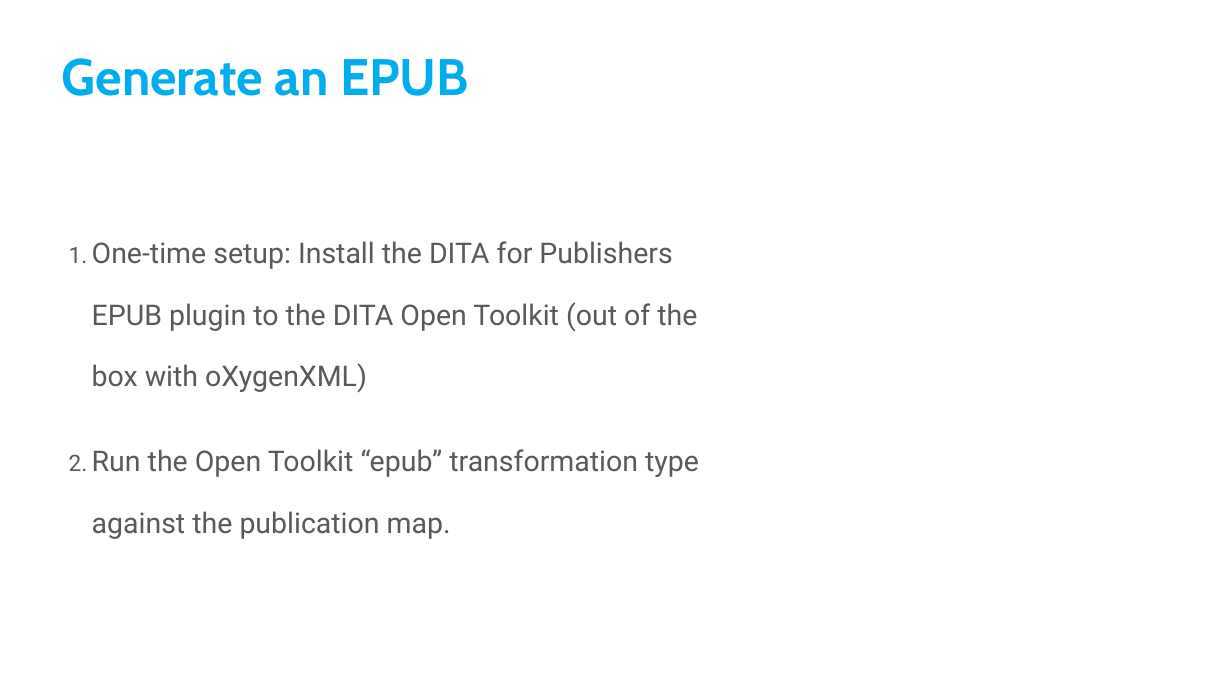
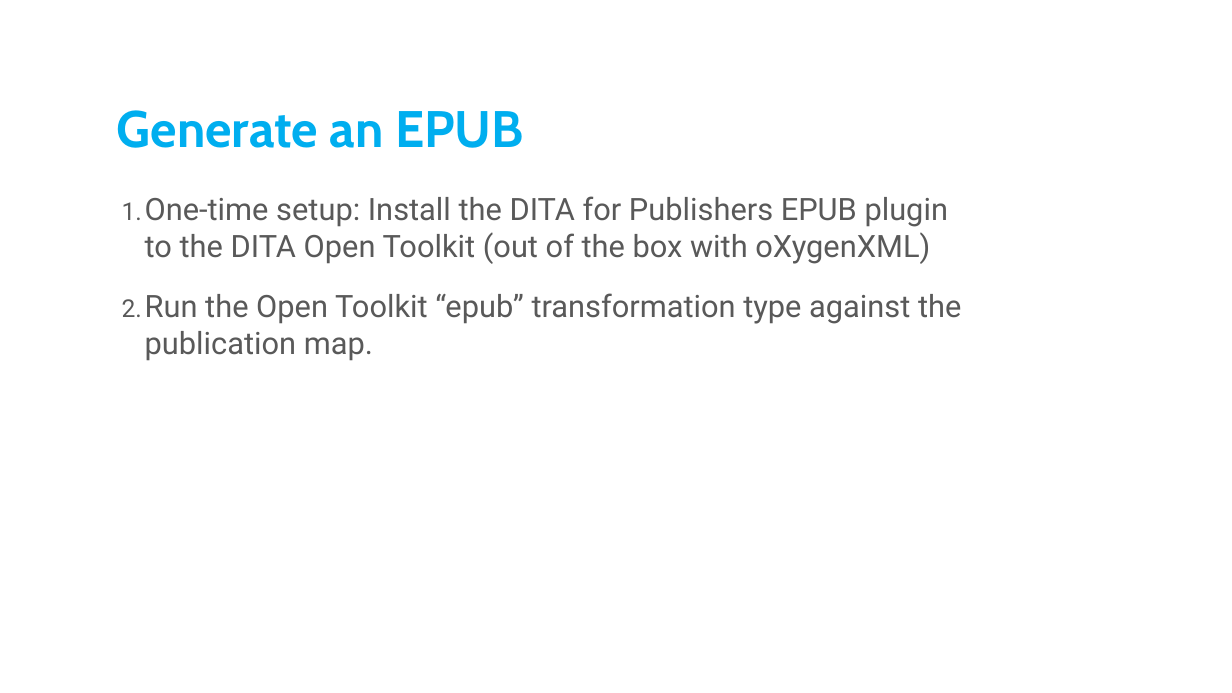
Before and after one commit to dita-tekom-interoperability-demo/demo-doc-source, a slide deck: slide 5 of DITA for Publishers scenario.pptx. Drawn at 1232x693 pixels with LibreOffice and Linux fonts; fonts in the diff are those of the drawing; background and template pictures are left out. Boxes give left, top, right and bottom in pixels: in the first picture for what was removed or moved away, otherwise in the second. Text is boxed around its words. In the diff, an @@ line names an element or a change of style, - is before the commit and + after.

Commit message:
Start of publication sample

```diff
--- a/DITA for Publishers scenario.pptx
+++ b/DITA for Publishers scenario.pptx
@@ title "Generate an EPUB": place and size @@
-title "Generate an EPUB" at (62, 58, 469, 96)
+title "Generate an EPUB" at (117, 110, 524, 148)
@@ text "One-time setup: Install the DITA ...": place and size @@
-text "One-time setup: Install the DITA ..." at (92, 241, 699, 539)
+text "One-time setup: Install the DITA ..." at (145, 196, 961, 361)
@@ text "One-time setup: Install the DITA ..." at (145, 196, 961, 361): size 22.2 to 24 pt; line spacing 1.8 to 1 @@
```
Also in this commit, not shown: 5 other slides changed, 3 other files.
